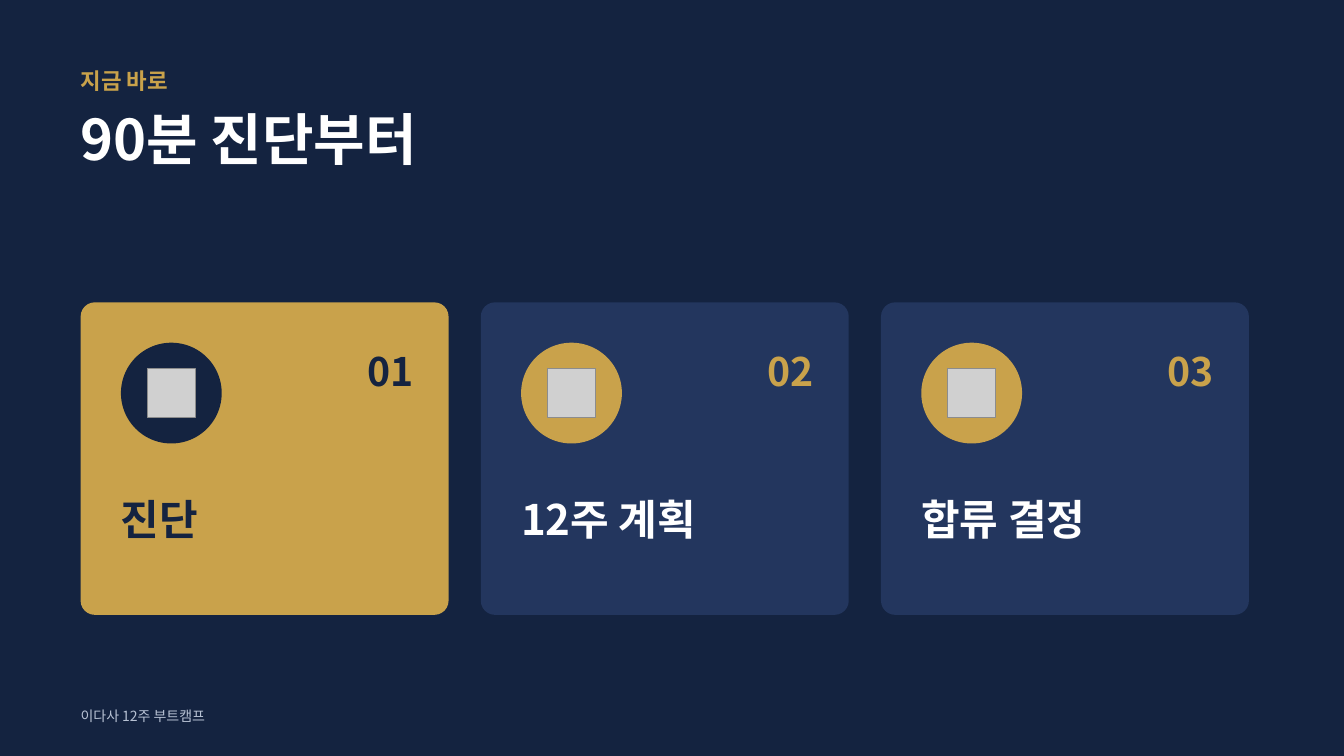
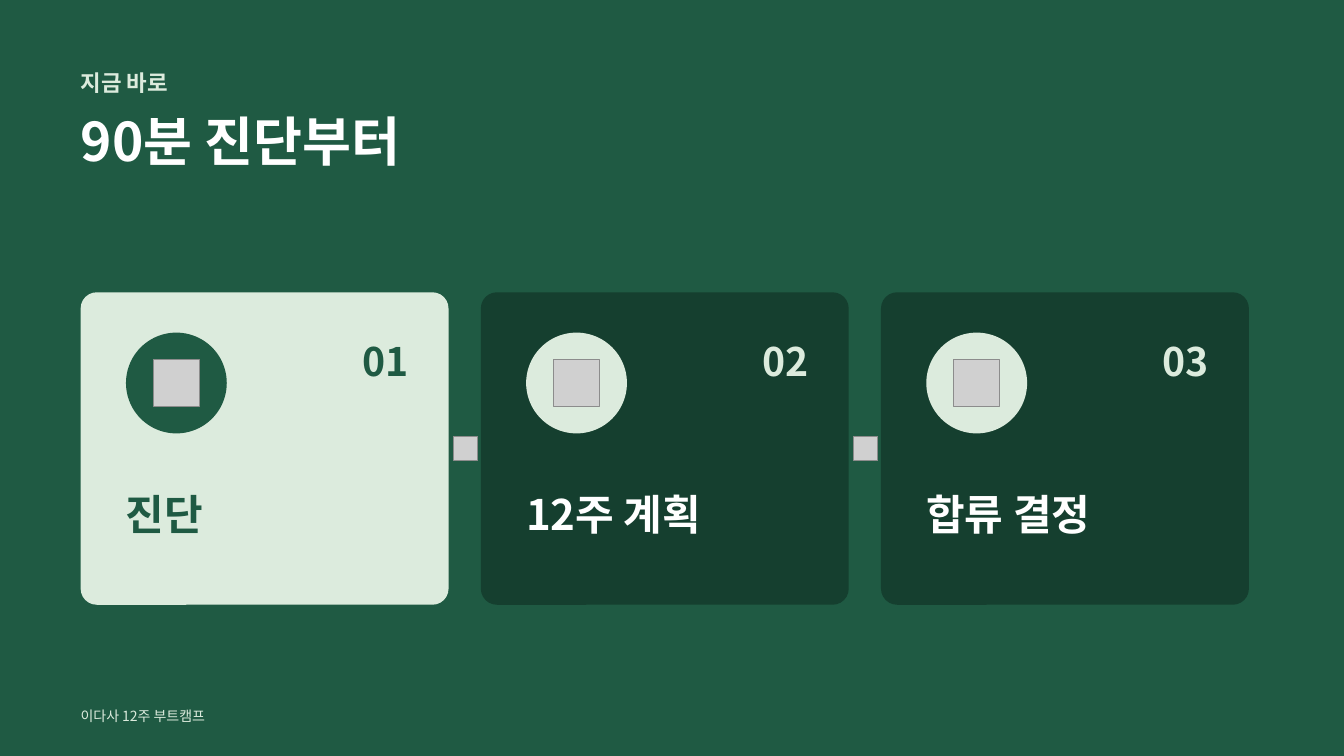
Before and after one commit to wnsgh55811-boop/speed, a slide deck: slide 30 of idasa-ot/이다사_12주부트캠프_OT.pptx (slide 22 before the commit). Drawn at 1344x756 pixels with LibreOffice and Linux fonts; fonts in the diff are those of the drawing; grey boxes stand for pictures; background and template pictures are left out. Boxes give left, top, right and bottom in pixels: in the first picture for what was removed or moved away, otherwise in the second. Text is boxed around its words. In the diff, an @@ line names an element or a change of style, - is before the commit and + after.

```diff
--- a/idasa-ot/이다사_12주부트캠프_OT.pptx
+++ b/idasa-ot/이다사_12주부트캠프_OT.pptx
@@ background #142340 to #1F5A43 @@
@@ title "90분 진단부터" at (81,116,401,166): size 40 to 38 pt; line spacing 1.05 to 1.08 @@
@@ rounded rectangle at (81,292,449,605): fill #C9A24B to #DCEBDD; shadow off; proportions changed @@
@@ rounded rectangle at (481,292,849,605): fill #23365E to #153F2F; shadow off; proportions changed @@
@@ 3 rounded rectangles: place and size @@
-3 rounded rectangles at (81,302,1249,615)
+3 rounded rectangles at (81,292,1249,605)
@@ rounded rectangle at (881,292,1249,605): fill #23365E to #153F2F; shadow off; proportions changed @@
@@ ellipse at (126,333,227,434): fill #142340 to #1F5A43 @@
@@ text "01" at (362,346,408,377): text colour #142340 to #1F5A43 @@
@@ text "01": place and size @@
-text "01" at (367,356,413,387)
+text "01" at (362,346,408,377)
@@ ellipse at (526,333,627,434): fill #C9A24B to #DCEBDD @@
@@ text "02": place and size @@
-text "02" at (767,356,813,387)
+text "02" at (762,346,808,377)
@@ ellipse at (927,333,1027,434): fill #C9A24B to #DCEBDD @@
@@ text colour #C9A24B to #DCEBDD in 3 elements at (81,72,168,93), (762,346,808,377), (1162,346,1208,377) @@
@@ text "03": place and size @@
-text "03" at (1167,356,1213,387)
+text "03" at (1162,346,1208,377)
@@ 3 ellipses, 3 pictures: place and size @@
-3 ellipses, 3 pictures at (121,343,1022,444)
+3 ellipses, 3 pictures at (126,333,1027,434)
@@ picture added at (454,437,478,461) @@
@@ picture added at (854,437,878,461) @@
@@ text "진단" at (126,495,203,533): text colour #142340 to #1F5A43 @@
@@ text "12주 계획": place and size @@
-text "12주 계획" at (521,499,696,539)
+text "12주 계획" at (526,494,701,534)
@@ text "합류 결정": place and size @@
-text "합류 결정" at (921,499,1085,539)
+text "합류 결정" at (926,494,1090,534)
@@ text "이다사 12주 부트캠프" at (81,709,205,722): text colour #B8C2D4 to #DCEBDD @@
```
Also in this commit, not shown: 16 other slides changed, 14 slides added, 6 slides removed, 3 other files.
